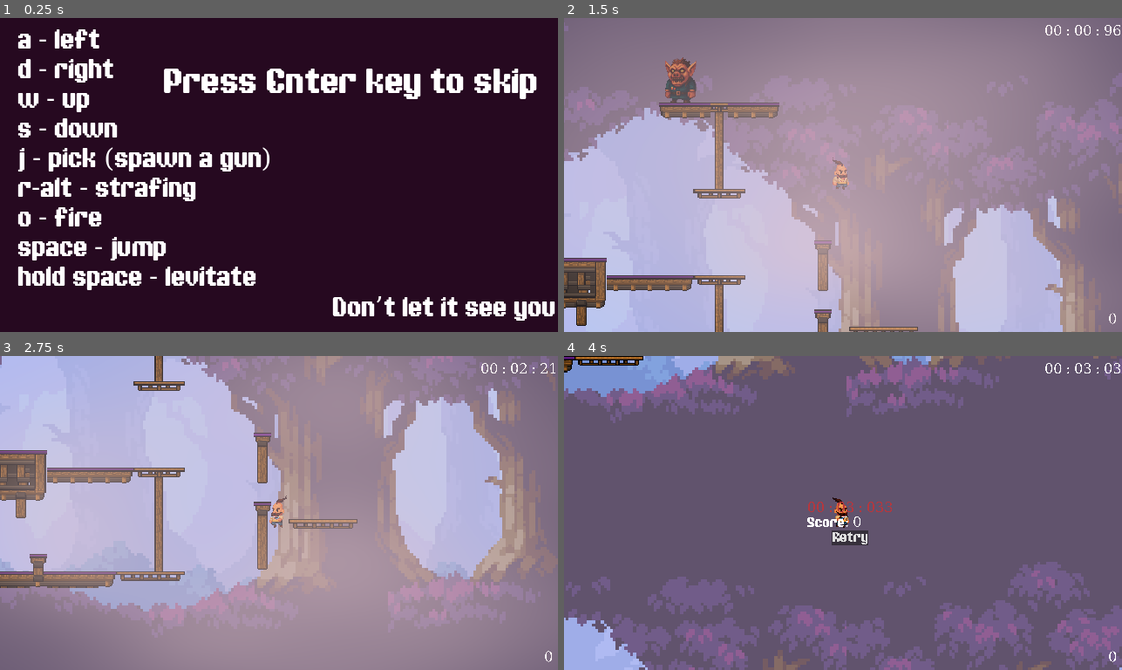
Above: before the commit, frames 1-4 (two rows, left to right).
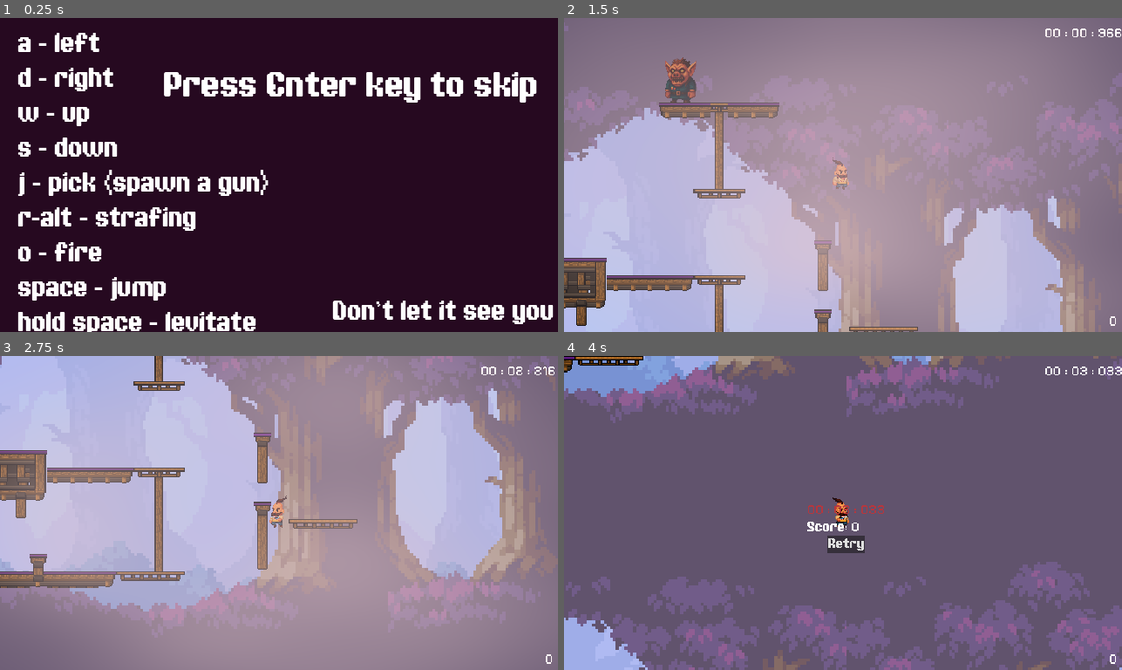
Above: after the commit, the same moments.

Repository: erotourtes/veliyduh
Game: Godot game, scene res://scenes/intro/intro.tscn
Two runs of this game, one before a commit and one after it. Both use one fixed random seed, a clock stepped at 60 frames per second and the inputs below. Sound files missing from this copy of the repository are replaced by a short silence.
Inputs:
- Up to frame 1 (0.25 s): no input
- Up to frame 2 (1.5 s): tap Enter at 0.5 s; hold O (fire) 0.53-1.28 s; hold D (right) from 0.53 s (still down); tap Space (jump) at 0.77 s; tap Alt (lock_direction) at 1.35 s
- Up to frame 3 (2.75 s): tap Space (jump) at 1.52 s; release D (right) at 2.03 s; hold A (left) from 2.03 s (still down); hold J (pick) from 2.03 s (still down)
- Up to frame 4 (4 s): release A (left) at 2.78 s; release J (pick) at 2.78 s; hold D (right) from 2.78 s (still down); tap Enter at 2.85 s; tap Space (jump) at 3.02, 3.77 s; tap Keypad Enter at 3.6 s

The runs differ from the first frame. In frame 1, 15% of the frame differs, in the area x 3-100%, y 3-100%; in frame 2, 0.2%; in frame 3, 0.2%; in frame 4, 1.0%.

Commit message:
feat: fallback fonts

Diff:
--- /dev/null
+++ b/resources/new_font_variation.tres
@@ -0,0 +1,8 @@
+[gd_resource type="FontVariation" load_steps=3 format=3 uid="uid://bgvv0uis51200"]
+
+[ext_resource type="FontFile" uid="uid://cqhyrvjf2fuoy" path="res://assets/fonts/GamepauseddemoRegular-RpmY6.ttf" id="1_fhbkr"]
+[ext_resource type="FontFile" uid="uid://ds6b4jkn4rhr5" path="res://assets/fonts/PixelifySans-VariableFont_wght.ttf" id="2_nd7fx"]
+
+[resource]
+fallbacks = Array[Font]([ExtResource("2_nd7fx")])
+base_font = ExtResource("1_fhbkr")
--- a/scenes/game.tscn
+++ b/scenes/game.tscn
@@ -4,7 +4,6 @@
 [ext_resource type="PackedScene" uid="uid://cptygp7bqik5p" path="res://scenes/characters/main_player/main_player.tscn" id="1_uwrxv"]
 [ext_resource type="AudioStream" uid="uid://b4q31gxo0dhip" path="res://assets/audio/music/lost.mp3" id="2_264po"]
 [ext_resource type="Texture2D" uid="uid://tsg3engpvs7x" path="res://assets/sprites/background/background_layer_1.png" id="2_ca42v"]
-[ext_resource type="FontFile" uid="uid://cqhyrvjf2fuoy" path="res://assets/fonts/GamepauseddemoRegular-RpmY6.ttf" id="2_p57ef"]
 [ext_resource type="Texture2D" uid="uid://c62x65ghn5eyo" path="res://assets/sprites/blocks/SpookyTileset.png" id="2_yqjtg"]
 [ext_resource type="AudioStream" uid="uid://dmqefssufi51p" path="res://assets/audio/sounds/won.mp3" id="3_264po"]
 [ext_resource type="Texture2D" uid="uid://bkgj8qpcyct1r" path="res://assets/sprites/blocks/WoodScaffolding.png" id="3_lnu2h"]
@@ -13,6 +12,7 @@
 [ext_resource type="AudioStream" uid="uid://bagtjp1ocpmn2" path="res://assets/audio/music/main_theme.mp3" id="4_264po"]
 [ext_resource type="PackedScene" uid="uid://jba7jy3f42ll" path="res://scenes/characters/enemy.tscn" id="5_iywne"]
 [ext_resource type="Script" uid="uid://c4rs8re8iqp4a" path="res://scenes/enemies.gd" id="5_p57ef"]
+[ext_resource type="FontVariation" uid="uid://bgvv0uis51200" path="res://resources/new_font_variation.tres" id="8_264po"]
 [ext_resource type="Shader" uid="uid://v58d8t0ui5c5" path="res://scenes/woble.gdshader" id="8_ca42v"]
 [ext_resource type="Shader" uid="uid://c2sphapm7hvwp" path="res://scenes/blur.gdshader" id="8_rysoc"]
 [ext_resource type="Shader" uid="uid://vu1um2ir4p2s" path="res://scenes/background.gdshader" id="12_kvuet"]
@@ -21,7 +21,7 @@
 [ext_resource type="PackedScene" uid="uid://yq8teyp46jh4" path="res://scenes/killzone.tscn" id="18_ssvqc"]
 
 [sub_resource type="LabelSettings" id="LabelSettings_u5sy4"]
-font = ExtResource("2_p57ef")
+font = ExtResource("8_264po")
 font_size = 160
 
 [sub_resource type="ShaderMaterial" id="ShaderMaterial_ir15t"]
--- a/scenes/intro/intro.tscn
+++ b/scenes/intro/intro.tscn
@@ -1,16 +1,17 @@
-[gd_scene load_steps=10 format=3 uid="uid://ttj3p2qyr6ac"]
+[gd_scene load_steps=11 format=3 uid="uid://ttj3p2qyr6ac"]
 
 [ext_resource type="Script" uid="uid://cdht1avvn3djx" path="res://scenes/intro/intro.gd" id="1_iatiw"]
 [ext_resource type="FontFile" uid="uid://cqhyrvjf2fuoy" path="res://assets/fonts/GamepauseddemoRegular-RpmY6.ttf" id="2_8twl8"]
+[ext_resource type="FontVariation" uid="uid://bgvv0uis51200" path="res://resources/new_font_variation.tres" id="2_ir5dn"]
 [ext_resource type="Texture2D" uid="uid://dgf7tw37wykaj" path="res://assets/story/story.png" id="2_teox7"]
 [ext_resource type="AudioStream" uid="uid://bttjp62xblr70" path="res://assets/audio/music/timpany.mp3" id="3_teox7"]
 
 [sub_resource type="LabelSettings" id="LabelSettings_ir5dn"]
-font = ExtResource("2_8twl8")
+font = ExtResource("2_ir5dn")
 font_size = 30
 
 [sub_resource type="LabelSettings" id="LabelSettings_1rrv8"]
-font = ExtResource("2_8twl8")
+font = ExtResource("2_ir5dn")
 font_size = 40
 
 [sub_resource type="Animation" id="Animation_ir5dn"]
--- a/scenes/menu.tscn
+++ b/scenes/menu.tscn
@@ -1,6 +1,6 @@
 [gd_scene load_steps=4 format=3 uid="uid://b3w1vkpdbts8k"]
 
-[ext_resource type="FontFile" uid="uid://cqhyrvjf2fuoy" path="res://assets/fonts/GamepauseddemoRegular-RpmY6.ttf" id="1_yqeox"]
+[ext_resource type="FontVariation" uid="uid://bgvv0uis51200" path="res://resources/new_font_variation.tres" id="1_yqeox"]
 
 [sub_resource type="LabelSettings" id="LabelSettings_vjb58"]
 font = ExtResource("1_yqeox")
Binary file added: assets/fonts/PixelifySans-VariableFont_wght.ttf
Not shown, added: assets/fonts/PixelifySans-VariableFont_wght.ttf.import
